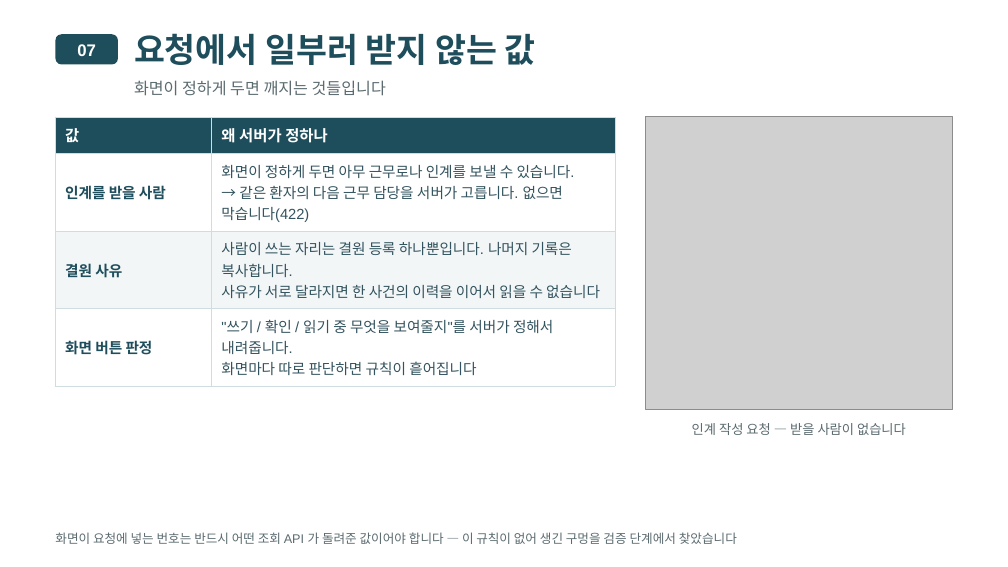
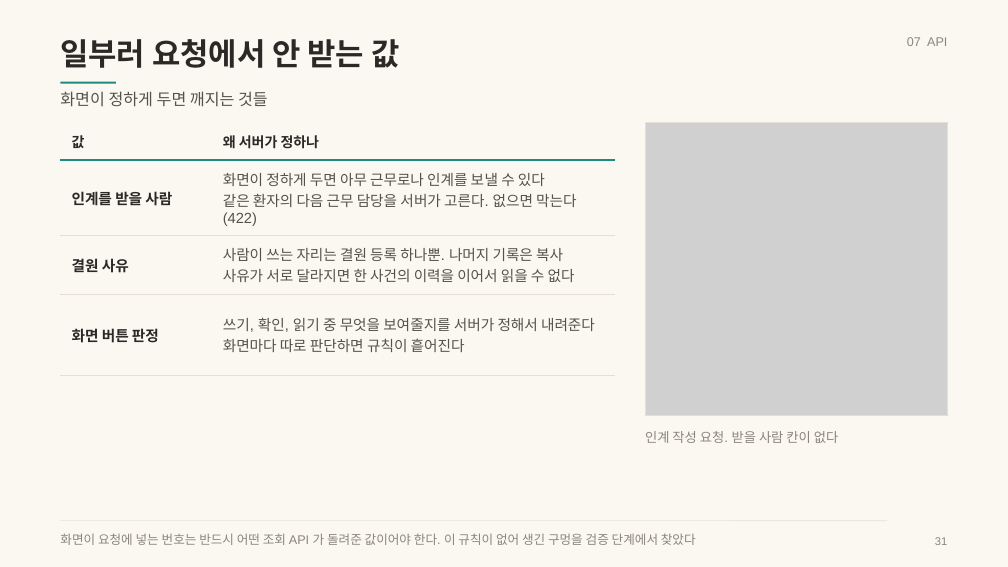
Before and after one commit to wodnjs2020136144/skala-webservice-mini, a slide deck: slide 31 of deliverables/10반_황재원_너와나의인계고리-개요.pptx. Drawn at 1008x567 pixels with LibreOffice and Linux fonts; fonts in the diff are those of the drawing; grey boxes stand for pictures. Boxes give left, top, right and bottom in pixels: in the first picture for what was removed or moved away, otherwise in the second. Text is boxed around its words. In the diff, an @@ line names an element or a change of style, - is before the commit and + after.

```diff
--- a/deliverables/10반_황재원_너와나의인계고리-개요.pptx
+++ b/deliverables/10반_황재원_너와나의인계고리-개요.pptx
@@ background #FFFFFF to #FBF8F2 @@
@@ rounded rectangle removed at <box>55,34,118,65</box> @@
@@ text at <box>60,39,399,68</box>: text changed; size 24 to 22 pt; text colour #1E4D5C to #2A2926 @@
-요청에서 일부러 받지 않는 값
+일부러 요청에서 안 받는 값
@@ text at <box>907,37,947,46</box>: text changed; size 12 to 9 pt; text colour #FFFFFF to #8A867C; bold off @@
-07
+07 API
@@ line added from (60, 83) to (116, 83), #1F8A7E 1.5 pt @@
@@ text at <box>60,91,268,107</box>: text changed; text colour #5B6B70 to #55524B @@
-화면이 정하게 두면 깨지는 것들입니다
+화면이 정하게 두면 깨지는 것들
@@ table at <box>60,123,615,356</box> @@
-row 2, column 2: 화면이 정하게 두면 아무 근무로나 인계를 보낼 수 있습니다. / → 같은 환자의 다음 근무 담당을 서버가 고릅니다. 없으면 막습니다(422)
+row 2, column 2: 화면이 정하게 두면 아무 근무로나 인계를 보낼 수 있다 / 같은 환자의 다음 근무 담당을 서버가 고른다. 없으면 막는다(422)
-row 3, column 2: 사람이 쓰는 자리는 결원 등록 하나뿐입니다. 나머지 기록은 복사합니다. / 사유가 서로 달라지면 한 사건의 이력을 이어서 읽을 수 없습니다
+row 3, column 2: 사람이 쓰는 자리는 결원 등록 하나뿐. 나머지 기록은 복사 / 사유가 서로 달라지면 한 사건의 이력을 이어서 읽을 수 없다
@@ row 4, column 2: ""쓰기 / 확인 / 읽기 중 무엇을 보여줄지"를 서버가 정해서 내려줍니다. / 화면마다 따로 판단하면 규칙이 흩어집니다" to "쓰기, 확인, 읽기 중 무엇을 보여줄지를 서버가 정해서 내려준다 / 화면마다 따로 판단하면 규칙이 흩어진다" @@
@@ fill #1E4D5C to none in row 1 @@
@@ fill #FFFFFF to none in 4 cells @@
@@ fill #F2F6F7 to none in row 3 @@
@@ size 11 to 10 pt, text colour #FFFFFF to #2A2926 in "값", "왜 서버가 정하나" @@
@@ text colour #1E4D5C to #2A2926 in "인계를 받을 사람", "결원 사유", "화면 버튼 판정" @@
@@ borders changed @@
@@ table: place and size @@
-table at <box>55,117,615,379</box>
+table at <box>60,123,615,356</box>
@@ picture: place and size @@
-picture at <box>645,117,953,409</box>
+picture at <box>645,123,948,415</box>
@@ rectangle added at <box>645,123,948,415</box>, outline #E6E0D4 0.75 pt @@
@@ text at <box>645,431,838,443</box>: text changed; text colour #5B6B70 to #8A867C @@
-인계 작성 요청 — 받을 사람이 없습니다
+인계 작성 요청. 받을 사람 칸이 없다
@@ text at <box>60,533,696,545</box>: text changed; text colour #5B6B70 to #8A867C @@
-화면이 요청에 넣는 번호는 반드시 어떤 조회 API 가 돌려준 값이어야 합니다 — 이 규칙이 없어 생긴 구멍을 검증 단계에서 찾았습니다
+화면이 요청에 넣는 번호는 반드시 어떤 조회 API 가 돌려준 값이어야 한다. 이 규칙이 없어 생긴 구멍을 검증 단계에서 찾았다
@@ line added from (60, 521) to (887, 521), #E6E0D4 0.5 pt @@
@@ text added at <box>935,537,947,545</box>, 8 pt, text #8A867C @@
+31
```
Also in this commit, not shown: 35 other slides changed, 6 other files.
